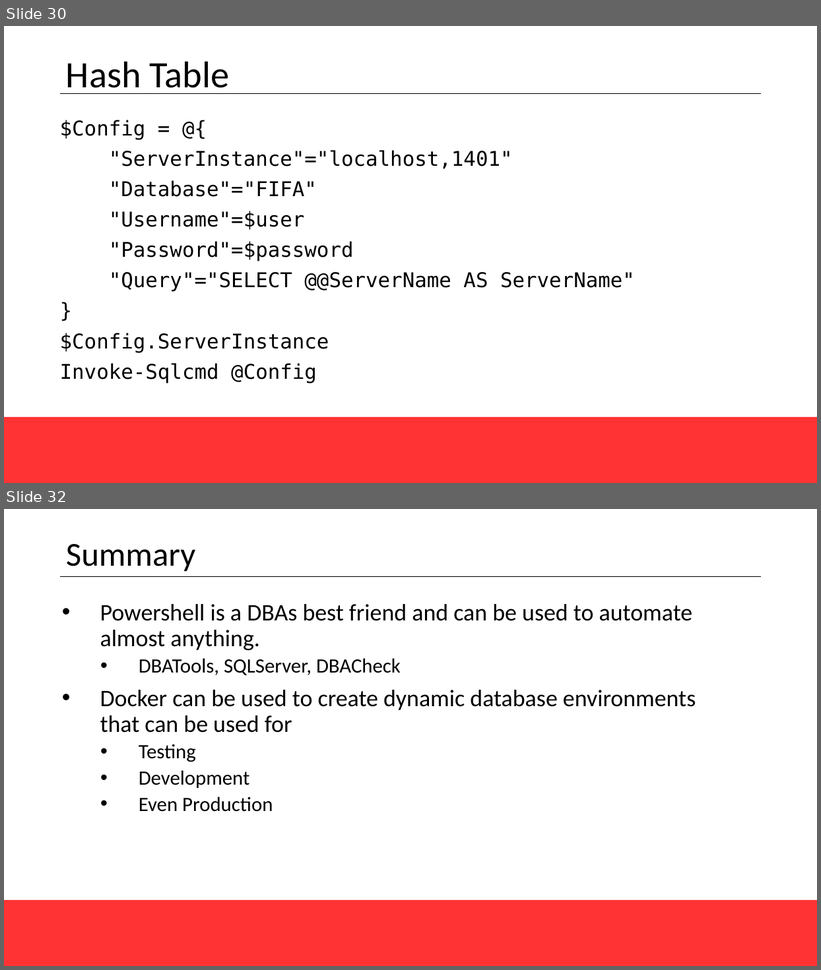
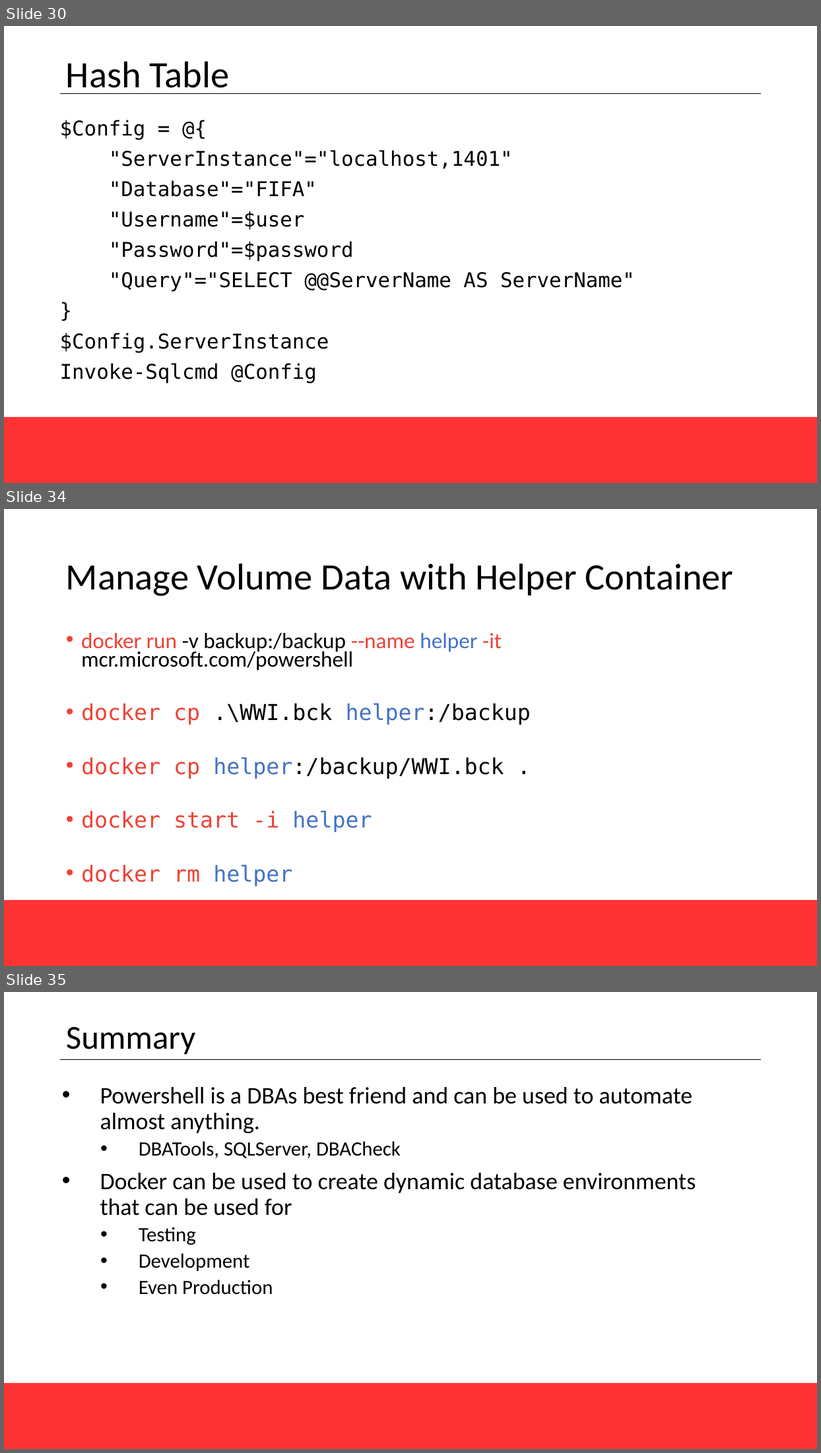
Before and after one commit to SQLPioneer/Presentations, a slide deck: Automation/EnvironmentAutomationGroupBy2021.pptx. Shown one above the other, each under a label of ours: slides 30 and 32 before the commit, slides 30, 34 and 35 after it; the slides between them are not shown. The pictures are 821x970 and 821x1453 pixels, drawn with LibreOffice and Linux fonts; fonts in the diff are those of the drawing; background and template pictures are left out. Boxes give left, top, right and bottom in pixels: in the first picture for what was removed or moved away, otherwise in the second. Text is boxed around its words. In the diff, an @@ line names an element or a change of style, - is before the commit and + after.

Commit message:
Add Docker commands for working with Powershell Container

```diff
--- a/Automation/EnvironmentAutomationGroupBy2021.pptx
+++ b/Automation/EnvironmentAutomationGroupBy2021.pptx
@@ slide 34 added at [4,509,817,966], background #FFFFFF; not listed: 1 template element that a slide beside it also shows @@
@@ title added at [66,563,734,596], 44 pt, text #000000 @@
+Manage Volume Data with Helper Container
@@ text added at [81,633,531,887], 25.9 pt, text #000000 @@
+• docker run -v backup:/backup --name helper -it mcr.microsoft.com/powershell
+• docker cp .\WWI.bck helper:/backup
+• docker cp helper:/backup/WWI.bck .
+• docker start -i helper
+• docker rm helper
@@ what was slide 32 is now slide 35 @@
```
Also in this commit, not shown: 2 slides changed, 3 other slides added, 1 slide removed, 2 other files.
